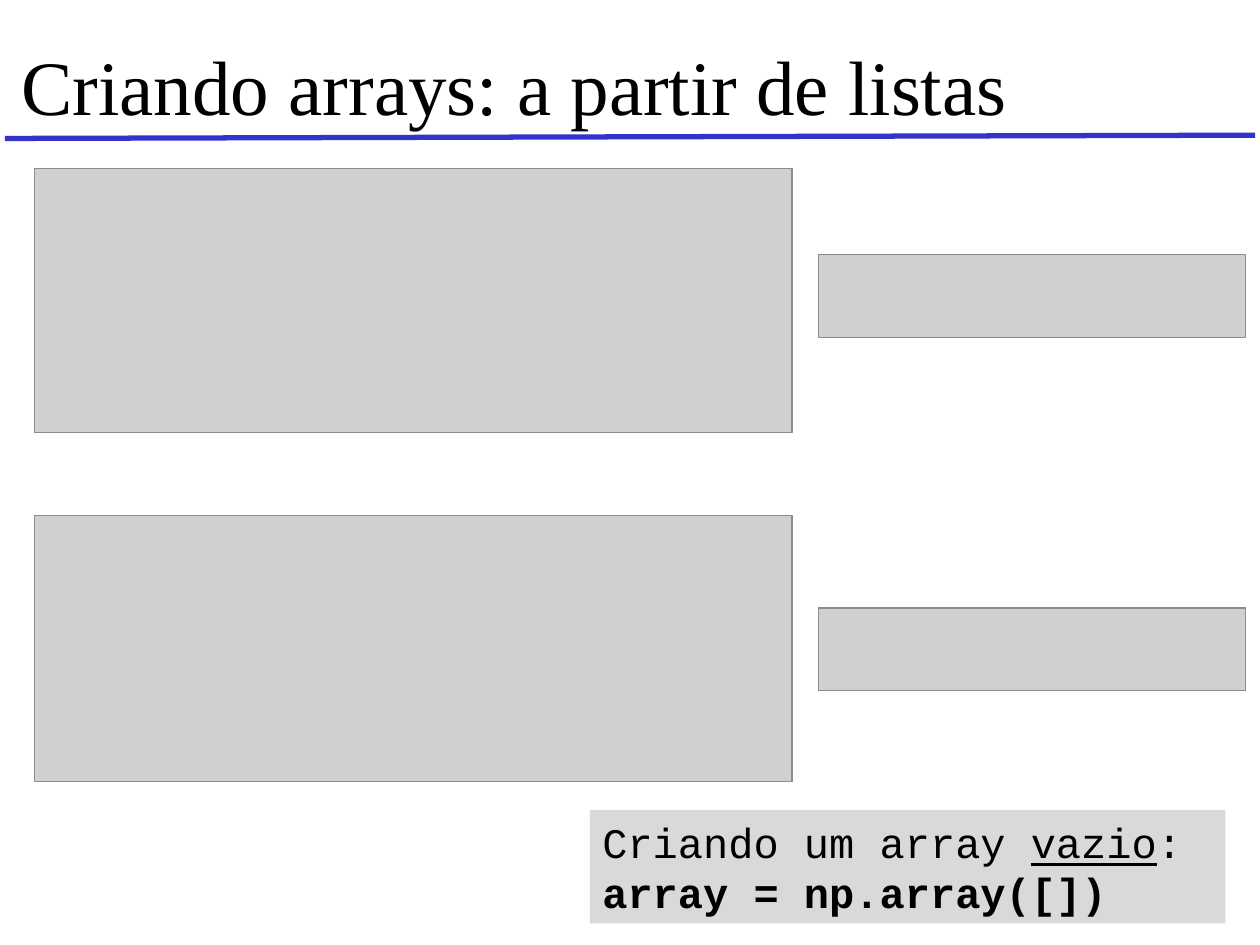
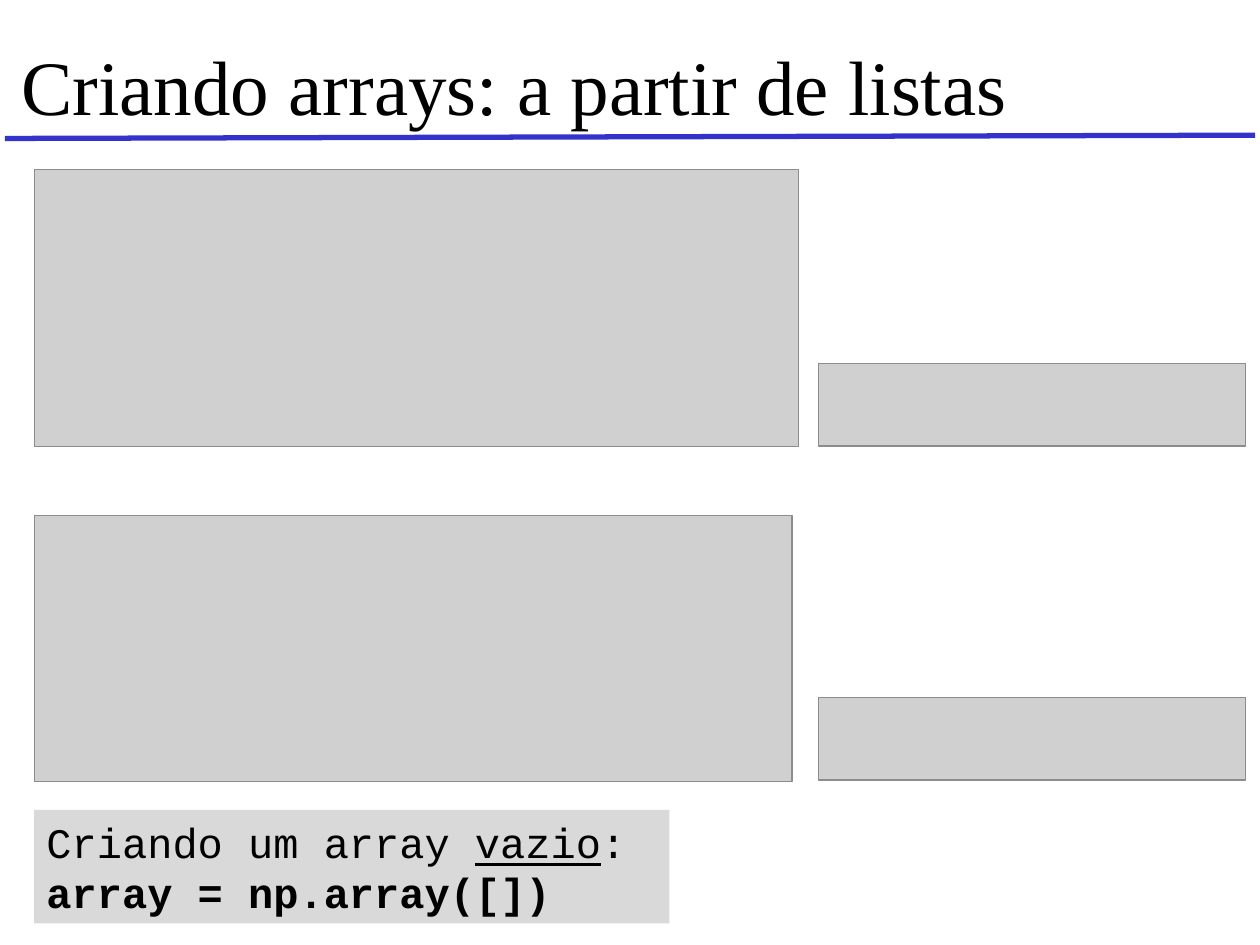
Before and after one commit to omerobertol/Python_AgentesInteligentes, a slide deck: slide 5 of PPT/NumPy.ppt. Drawn at 1260x945 pixels with LibreOffice and Linux fonts; fonts in the diff are those of the drawing; grey boxes stand for pictures; background and template pictures are left out. Boxes give left, top, right and bottom in pixels: in the first picture for what was removed or moved away, otherwise in the second. Text is boxed around its words. In the diff, an @@ line names an element or a change of style, - is before the commit and + after.

```diff
--- a/PPT/NumPy.ppt
+++ b/PPT/NumPy.ppt
@@ picture: place and size @@
-picture at (34,169,791,432)
+picture at (34,170,798,447)
@@ picture: place and size @@
-picture at (819,255,1246,338)
+picture at (819,363,1246,446)
@@ picture: place and size @@
-picture at (819,609,1246,692)
+picture at (819,697,1246,780)
@@ rectangle "Criando um array vazio:": place and size @@
-rectangle "Criando um array vazio:" at (590,810,1225,924)
+rectangle "Criando um array vazio:" at (34,810,669,924)
```
Also in this commit, not shown: 6 other slides changed, 10 other files.
